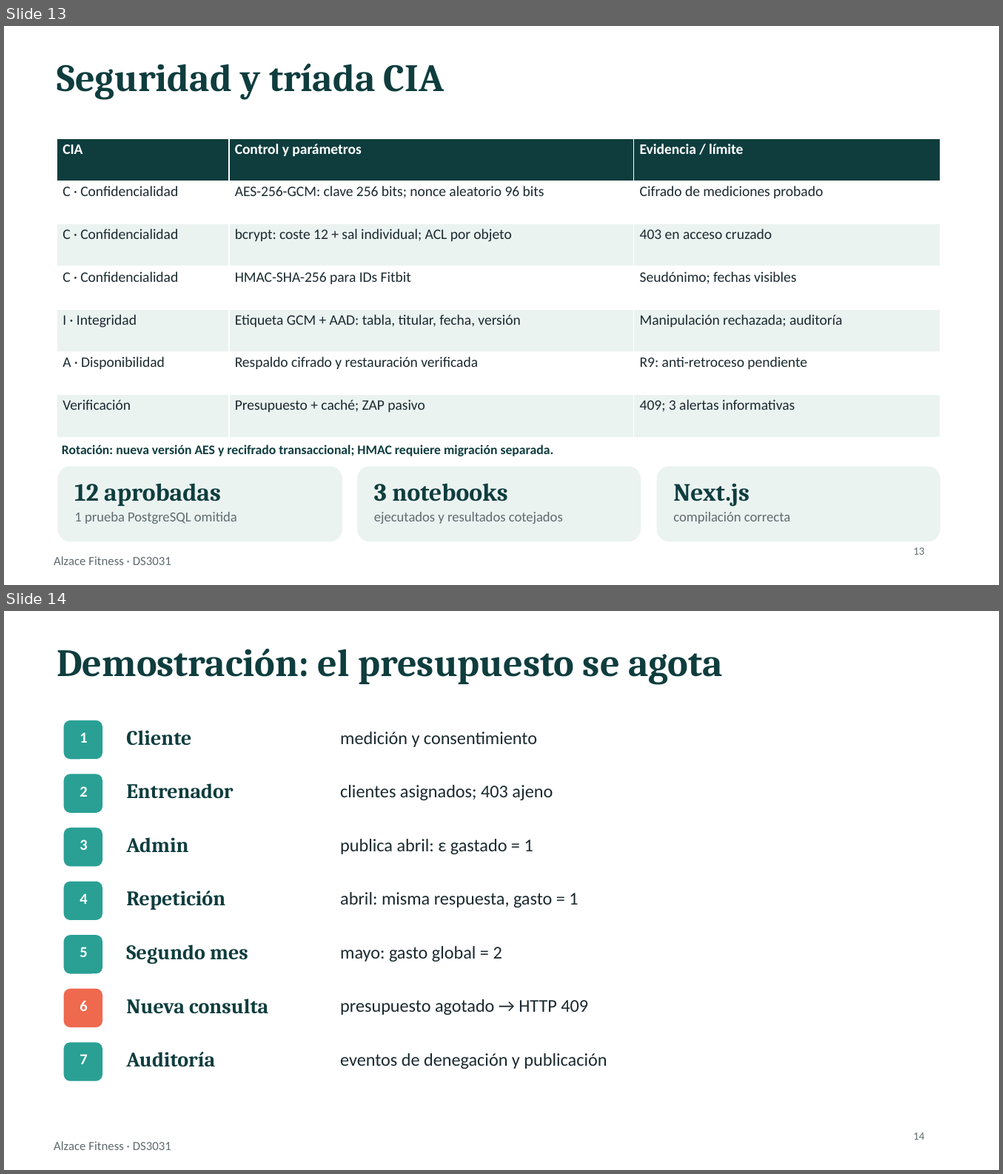
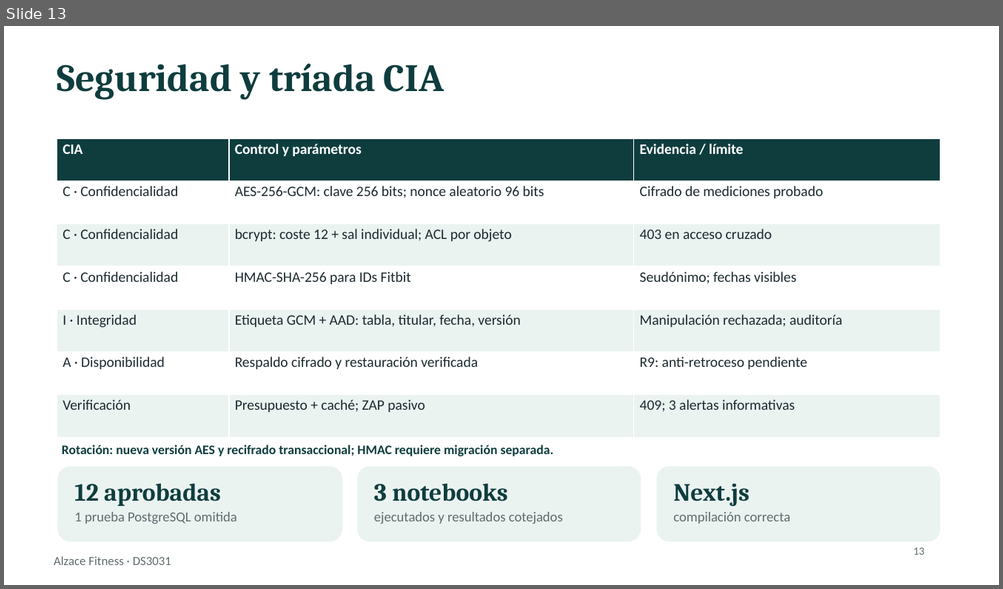
Before and after one commit to JoelxD12O/Proyecto-2---etica-y-seguridad-de-datos, a slide deck: presentacion/Presentacion_Alzace_Final.pptx. Shown one above the other, each under a label of ours: slides 13 and 14 before the commit, slide 13 after it. The pictures are 1003x1174 and 1003x589 pixels, drawn with LibreOffice and Linux fonts; fonts in the diff are those of the drawing. Boxes give left, top, right and bottom in pixels: in the first picture for what was removed or moved away, otherwise in the second. Text is boxed around its words. In the diff, an @@ line names an element or a change of style, - is before the commit and + after.

```diff
--- a/presentacion/Presentacion_Alzace_Final.pptx
+++ b/presentacion/Presentacion_Alzace_Final.pptx
@@ slide 14 removed at bbox=[4, 611, 999, 1170], background #FFFFFF; not listed: 1 template element that a slide beside it also shows @@
@@ text removed at bbox=[57, 649, 722, 685] @@
-Demostración: el presupuesto se agota
@@ rounded rectangle removed at bbox=[64, 721, 102, 759] @@
@@ text removed at bbox=[79, 732, 87, 743] @@
-1
@@ text removed at bbox=[126, 730, 191, 746] @@
-Cliente
@@ text removed at bbox=[340, 732, 537, 747] @@
-medición y consentimiento
@@ rounded rectangle removed at bbox=[64, 774, 102, 813] @@
@@ text removed at bbox=[79, 786, 87, 797] @@
-2
@@ text removed at bbox=[126, 783, 233, 799] @@
-Entrenador
@@ text removed at bbox=[340, 785, 552, 800] @@
-clientes asignados; 403 ajeno
@@ rounded rectangle removed at bbox=[64, 828, 102, 866] @@
@@ text removed at bbox=[79, 840, 87, 850] @@
-3
@@ text removed at bbox=[126, 837, 188, 853] @@
-Admin
@@ text removed at bbox=[340, 839, 533, 854] @@
-publica abril: ε gastado = 1
@@ rounded rectangle removed at bbox=[64, 882, 102, 920] @@
@@ text removed at bbox=[79, 894, 87, 904] @@
-4
@@ text removed at bbox=[126, 891, 225, 910] @@
-Repetición
@@ text removed at bbox=[340, 892, 578, 908] @@
-abril: misma respuesta, gasto = 1
@@ rounded rectangle removed at bbox=[64, 935, 102, 974] @@
@@ text removed at bbox=[79, 947, 87, 957] @@
-5
@@ text removed at bbox=[126, 945, 248, 964] @@
-Segundo mes
@@ text removed at bbox=[340, 946, 502, 962] @@
-mayo: gasto global = 2
@@ rounded rectangle removed at bbox=[64, 989, 102, 1028] @@
@@ text removed at bbox=[79, 1001, 87, 1011] @@
-6
@@ text removed at bbox=[126, 999, 268, 1014] @@
-Nueva consulta
@@ text removed at bbox=[340, 999, 588, 1015] @@
-presupuesto agotado → HTTP 409
@@ rounded rectangle removed at bbox=[64, 1042, 102, 1082] @@
@@ text removed at bbox=[79, 1054, 87, 1065] @@
-7
@@ text removed at bbox=[126, 1052, 215, 1068] @@
-Auditoría
@@ text removed at bbox=[340, 1054, 606, 1069] @@
-eventos de denegación y publicación
@@ text removed at bbox=[913, 1133, 924, 1140] @@
-14
```
Also in this commit, not shown: 1 slide added.
